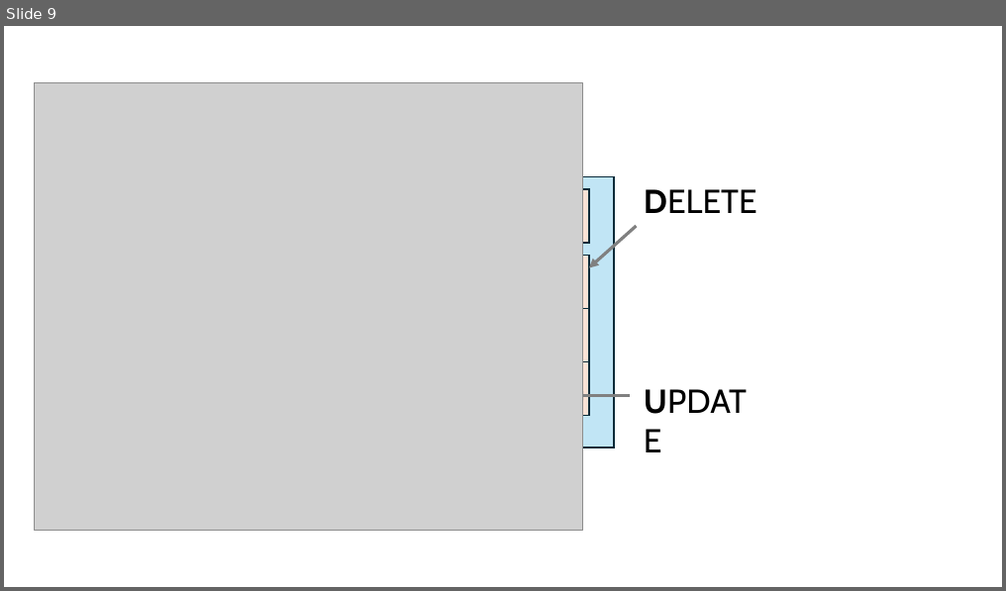
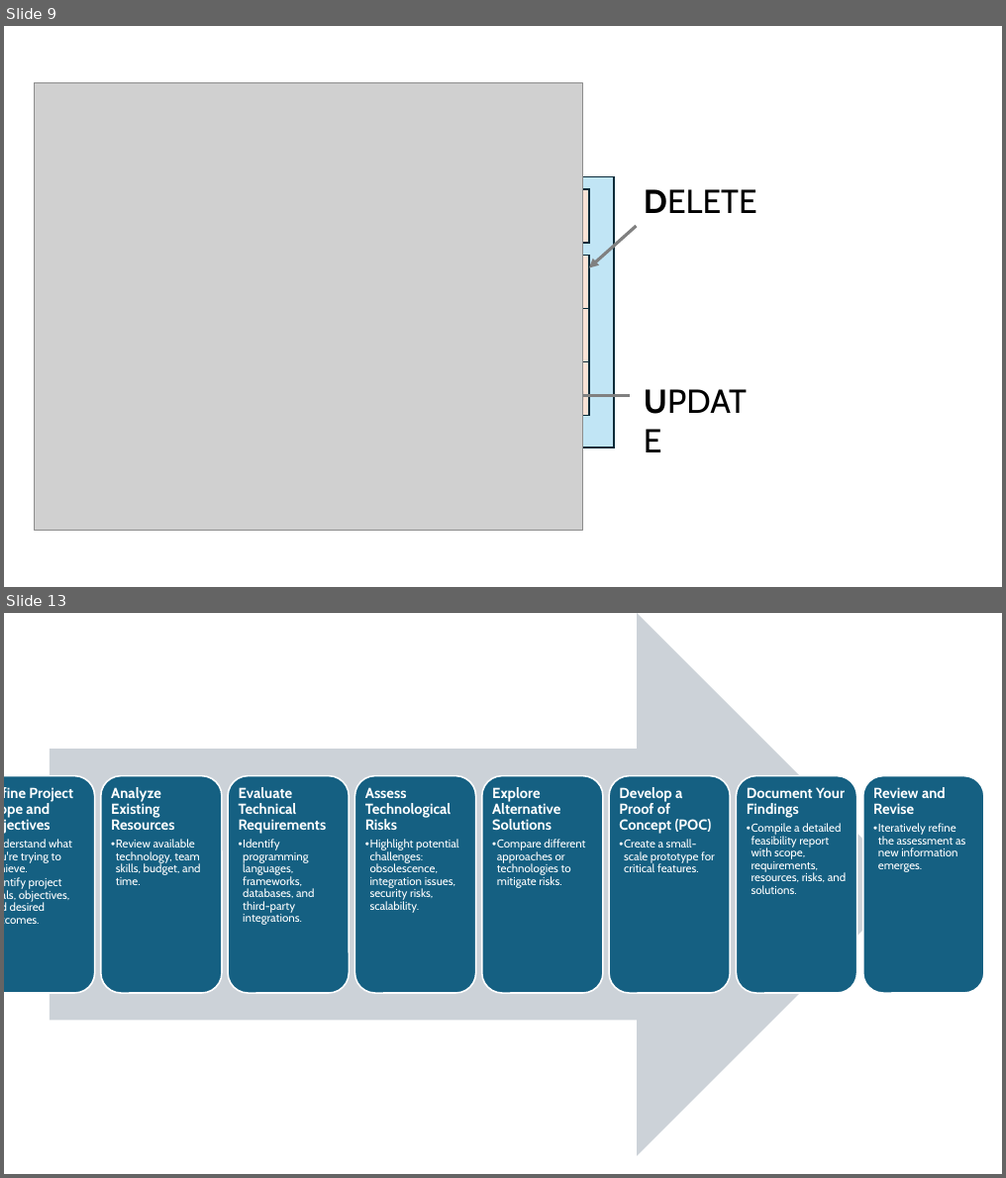
Before and after one commit to stringfestdata/images-for-web-embeds, a slide deck: ppt-staging-for-web-embeds.pptx. Shown one above the other, each under a label of ours: slide 9 before the commit, slides 9 and 13 after it; the slides between them are not shown. The pictures are 1006x591 and 1006x1178 pixels, drawn with LibreOffice and Linux fonts; fonts in the diff are those of the drawing; grey boxes stand for pictures. Boxes give left, top, right and bottom in pixels: in the first picture for what was removed or moved away, otherwise in the second. Text is boxed around its words. In the diff, an @@ line names an element or a change of style, - is before the commit and + after.

```diff
--- a/ppt-staging-for-web-embeds.pptx
+++ b/ppt-staging-for-web-embeds.pptx
@@ slide 13 added at [4,613,1002,1174], background #FFFFFF @@
@@ group added at [4,613,985,1157]: 8 rounded rectangles, 8 texts, 1 right arrow @@
+Define Project Scope and Objectives
+  • Understand what you're trying to achieve.
+  • Identify project goals, objectives, and desired outcomes.
+Analyze Existing Resources
+  • Review available technology, team skills, budget, and time.
+Evaluate Technical Requirements
+  • Identify programming languages, frameworks, databases, and third-party integrations.
+Assess Technological Risks
+  • Highlight potential challenges: obsolescence, integration issues, security risks, scalability.
+Explore Alternative Solutions
+  • Compare different approaches or technologies to mitigate risks.
+Develop a Proof of Concept (POC)
+  • Create a small-scale prototype for critical features.
+Document Your Findings
+  • Compile a detailed feasibility report with scope, requirements, resources, risks, and solutions.
+Review and Revise
+  • Iteratively refine the assessment as new information emerges.
```
Also in this commit, not shown: 6 other slides added.
